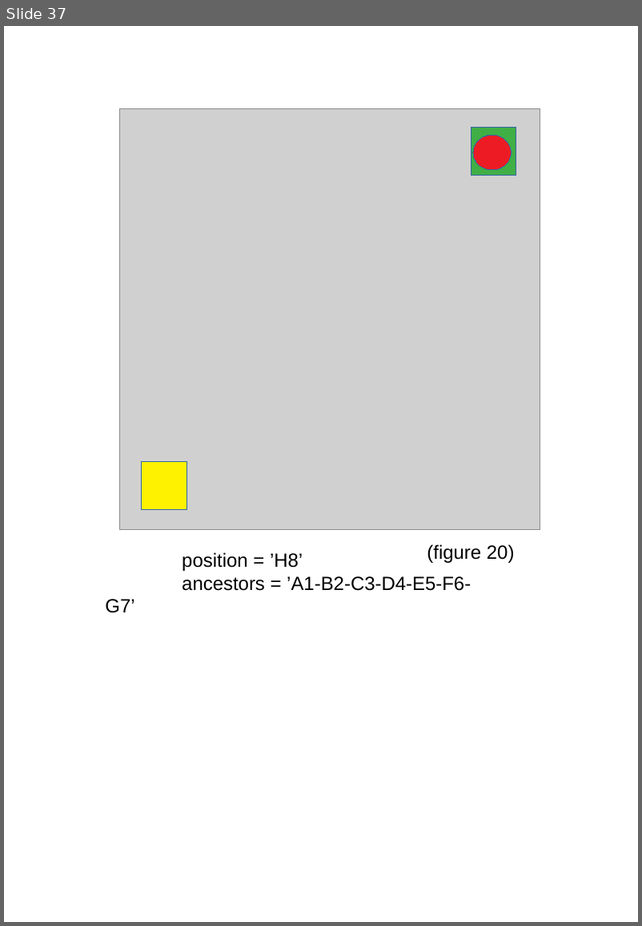
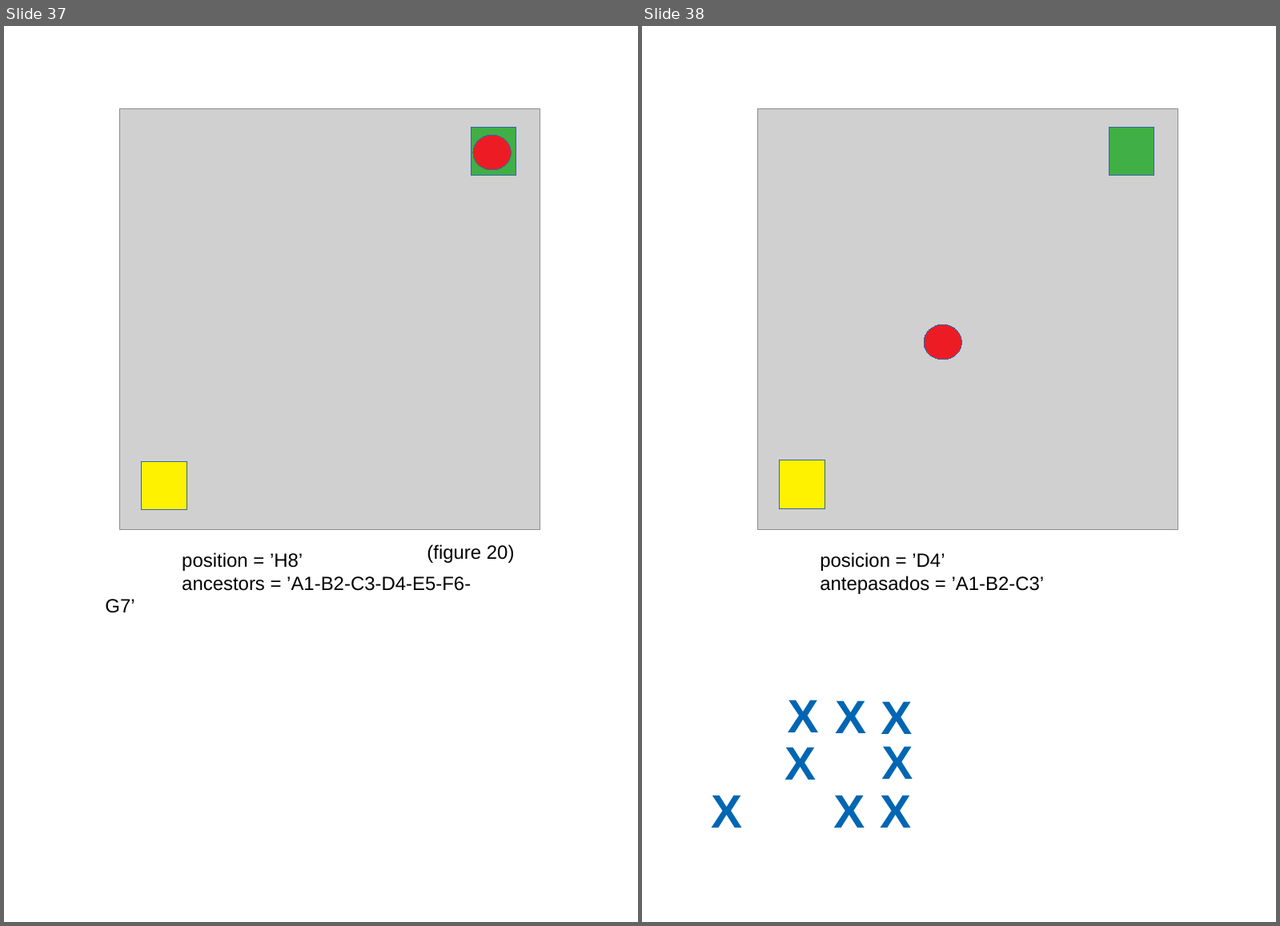
Before and after one commit to fabhrius/La-Cosa, a slide deck: capitulos/3 - Resolver un problema simple/Resolviendo un problema simple.odp. Shown side by side, each under a label of ours: slide 37 before the commit, slides 37 and 38 after it. The pictures are 642x926 and 1280x926 pixels, drawn with LibreOffice and Linux fonts; fonts in the diff are those of the drawing; grey boxes stand for pictures. Boxes give left, top, right and bottom in pixels: in the first picture for what was removed or moved away, otherwise in the second. Text is boxed around its words. In the diff, an @@ line names an element or a change of style, - is before the commit and + after.

```diff
--- a/capitulos/3 - Resolver un problema simple/Resolviendo un problema simple.odp
+++ b/capitulos/3 - Resolver un problema simple/Resolviendo un problema simple.odp
@@ slide 38 added at [642,26,1276,922], background #FFFFFF @@
@@ picture added at [758,108,1177,529] @@
@@ rectangle added at [1108,128,1154,176], fill #3FAF46, outline #3465A4 0 pt @@
@@ ellipse added at [923,324,960,360], fill #ED1C24, outline #3465A4 0 pt @@
@@ rectangle added at [779,460,824,508], fill #FFF200, outline #3465A4 0 pt @@
@@ text added at [820,552,1044,594], 18 pt, text #000000 @@
+posicion = ’D4’
+antepasados = ’A1-B2-C3’
@@ text added at [788,700,819,732], 44 pt, text #0066B3, bold @@
+X
@@ text added at [835,700,866,733], 44 pt, text #0066B3, bold @@
+X
@@ text added at [880,701,912,734], 44 pt, text #0066B3, bold @@
+X
@@ text added at [784,747,816,780], 44 pt, text #0066B3, bold @@
+X
@@ text added at [881,746,912,779], 44 pt, text #0066B3, bold @@
+X
@@ text added at [711,795,742,828], 44 pt, text #0066B3, bold @@
+X
@@ text added at [833,795,864,828], 44 pt, text #0066B3, bold @@
+X
@@ text added at [880,795,911,828], 44 pt, text #0066B3, bold @@
+X
```
Also in this commit, not shown: 1 other slide added, 1 other file.
